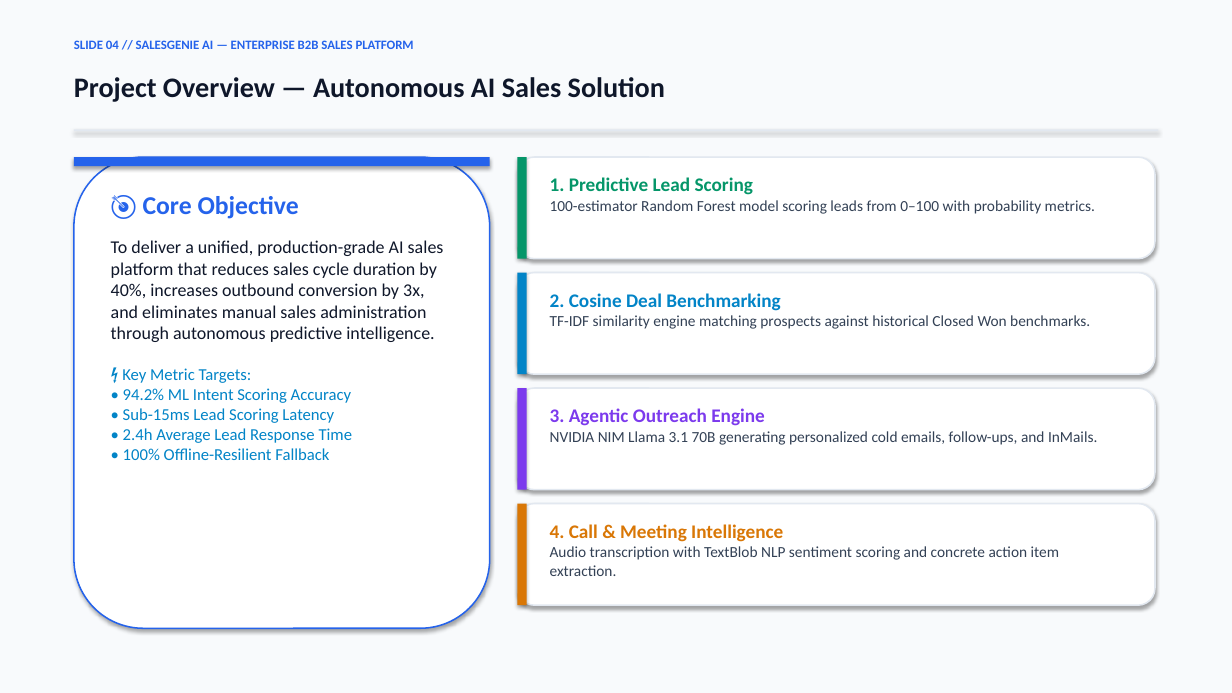
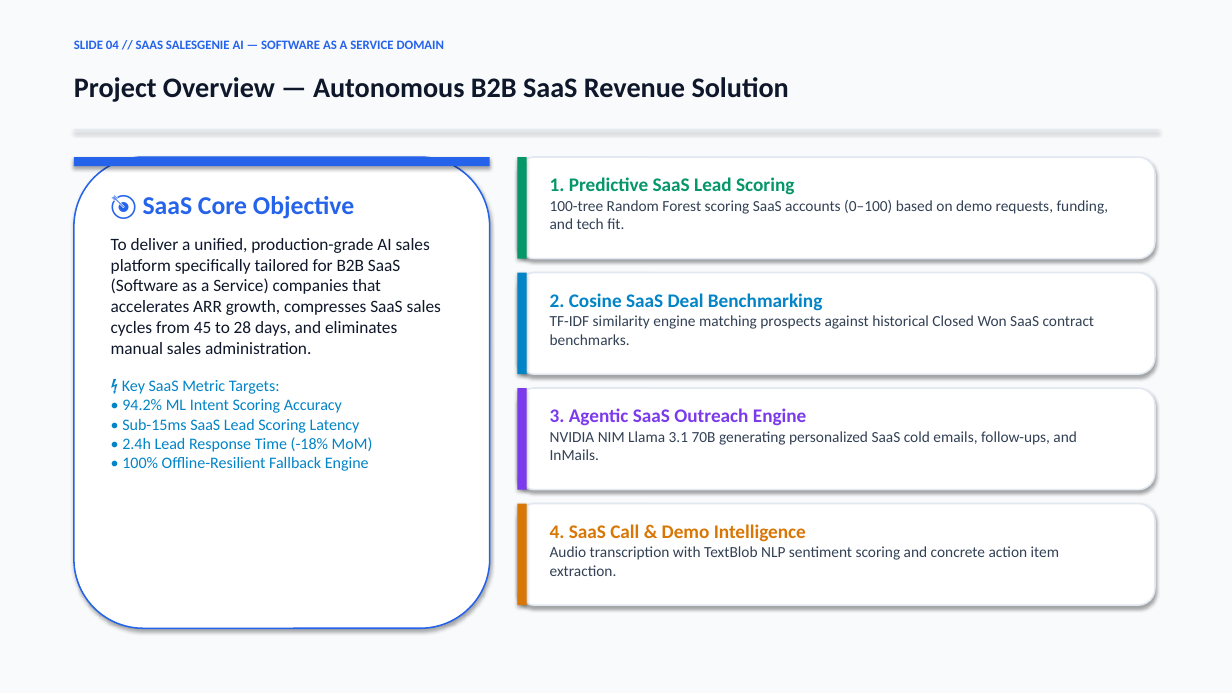
Before and after one commit to shubh152205/SaaS-SalesGenieAI, a slide deck: slide 4 of SalesGenie_AI_Final_Presentation.pptx. Drawn at 1232x693 pixels with LibreOffice and Linux fonts; fonts in the diff are those of the drawing. Boxes give left, top, right and bottom in pixels: in the first picture for what was removed or moved away, otherwise in the second. Text is boxed around its words. In the diff, an @@ line names an element or a change of style, - is before the commit and + after.

Commit message:
feat(saas-domain): specialize all presentation slides, PPT generator, and documentation explicitly for the B2B SaaS (Software as a Service) domain

```diff
--- a/SalesGenie_AI_Final_Presentation.pptx
+++ b/SalesGenie_AI_Final_Presentation.pptx
@@ text at (74, 40, 444, 49): text changed @@
-SLIDE 04 // SALESGENIE AI — ENTERPRISE B2B SALES PLATFORM
+SLIDE 04 // SAAS SALESGENIE AI — SOFTWARE AS A SERVICE DOMAIN
@@ text at (74, 77, 789, 102): text changed @@
-Project Overview — Autonomous AI Sales Solution
+Project Overview — Autonomous B2B SaaS Revenue Solution
@@ text at (550, 177, 1109, 229): text changed @@
-1. Predictive Lead Scoring
-100-estimator Random Forest model scoring leads from 0–100 with probability metrics.
+1. Predictive SaaS Lead Scoring
+100-tree Random Forest scoring SaaS accounts (0–100) based on demo requests, funding, and tech fit.
@@ text at (111, 196, 441, 471): text changed; size 14 to 13.5 pt @@
-🎯 Core Objective
-To deliver a unified, production-grade AI sales platform that reduces sales cycle duration by 40%, increases outbound conversion by 3x, and eliminates manual sales administration through autonomous predictive intelligence.
-⚡ Key Metric Targets:
-• 94.2% ML Intent Scoring Accuracy
-• Sub-15ms Lead Scoring Latency
-• 2.4h Average Lead Response Time
-• 100% Offline-Resilient Fallback
+🎯 SaaS Core Objective
+To deliver a unified, production-grade AI sales platform specifically tailored for B2B SaaS (Software as a Service) companies that accelerates ARR growth, compresses SaaS sales cycles from 45 to 28 days, and eliminates manual sales administration.
+⚡ Key SaaS Metric Targets:
+• 94.2% ML Intent Scoring Accuracy
+• Sub-15ms SaaS Lead Scoring Latency
+• 2.4h Lead Response Time (-18% MoM)
+• 100% Offline-Resilient Fallback Engine
@@ text at (550, 293, 1095, 345): text changed @@
-2. Cosine Deal Benchmarking
-TF-IDF similarity engine matching prospects against historical Closed Won benchmarks.
+2. Cosine SaaS Deal Benchmarking
+TF-IDF similarity engine matching prospects against historical Closed Won SaaS contract benchmarks.
@@ text at (550, 408, 1077, 460): text changed @@
-3. Agentic Outreach Engine
-NVIDIA NIM Llama 3.1 70B generating personalized cold emails, follow-ups, and InMails.
+3. Agentic SaaS Outreach Engine
+NVIDIA NIM Llama 3.1 70B generating personalized SaaS cold emails, follow-ups, and InMails.
@@ text at (550, 524, 806, 542): text changed @@
-4. Call & Meeting Intelligence
+4. SaaS Call & Demo Intelligence
```
Also in this commit, not shown: 11 other slides changed, 4 other files.
